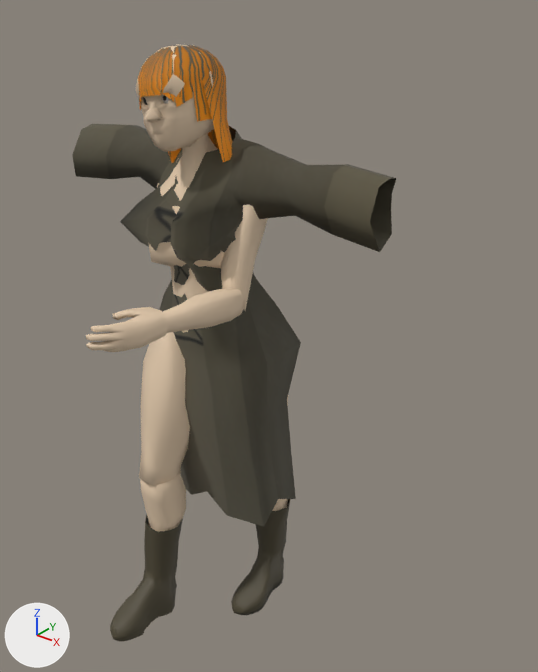
Before and after pictures for a commit that changed the FBX model Assets/Models/Female_Villager_1/Female_Villager_1.fbx.
Camera for both pictures: a 50 mm lens placed at (1.434, -1.519, 2.064), pointed at (0.143, 0.094, 1.063). Lighting does not change. The marker at lower left points along +X, +Y and +Z.

In view in the first picture: 'Female_Villager1_Dress', 'Female_Villager1_Hair', 'Female_Villager1_Head', 'Female_Villager1_Left_Boot', 'Female_Villager1_Left_Leg_Part_1', 'Female_Villager1_Left_Leg_Part_2', 'Female_Villager1_Right_Arm_Part_1', 'Female_Villager1_Right_Arm_Part_2', 'Female_Villager1_Right_Boot', 'Female_Villager1_Torso'.
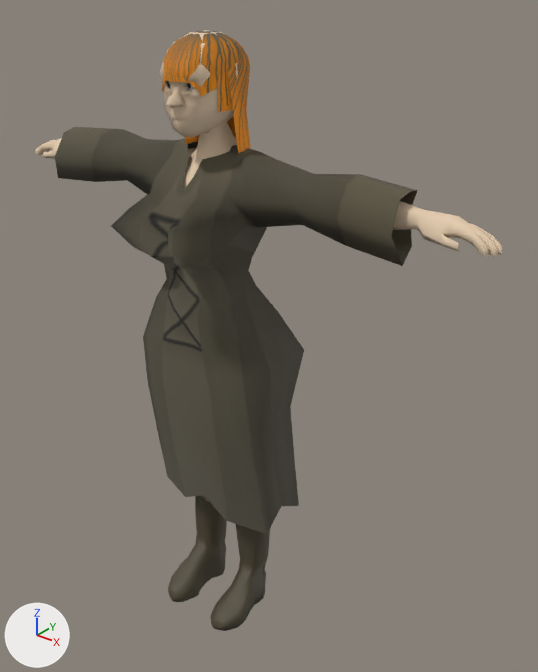
Not drawn themselves, but carrying or shaping drawn objects: ob_right_arm, ob_left_arm, ob_left_leg, ob_right_leg_part_2, ob_left_leg_part_2, ob_torso, ob_right_leg, ob_head, ob_right_arm_part_2.

Where the change shows, as pixel boxes [x1, y1, x2, y2] in the pictures (538 x 672 px):
'Female_Villager1_Dress', moved, rescaled, turned
    before: [72, 124, 396, 527]
    after: [55, 127, 418, 534]
'Female_Villager1_Hair', moved, turned
    before: [138, 44, 232, 163]
    after: [162, 31, 251, 153]
'Female_Villager1_Right_Arm_Part_2', moved, turned
    before: [86, 288, 244, 352]
    after: [393, 201, 502, 257]
'Female_Villager1_Left_Boot', moved, turned
    before: [110, 515, 183, 641]
    after: [168, 496, 227, 602]
'Female_Villager1_Left_Leg_Part_1', moved, turned (not visible afterwards)
    before: [139, 332, 190, 486]
'Female_Villager1_Right_Boot', moved, turned
    before: [231, 499, 290, 615]
    after: [211, 524, 271, 631]
'Female_Villager1_Head', moved, turned
    before: [136, 44, 227, 152]
    after: [160, 30, 238, 137]
'Female_Villager1_Torso', moved, turned
    before: [148, 134, 225, 333]
    after: [183, 121, 237, 190]
'Female_Villager1_Right_Arm_Part_1', moved, turned (not visible afterwards)
    before: [221, 205, 268, 310]
'Female_Villager1_Left_Leg_Part_2', moved, turned
    before: [140, 474, 186, 532]
    after: [200, 495, 208, 501]
'Female_Villager1_Left_Arm_Part_2', turned (not visible before)
    after: [36, 138, 62, 159]
'Female_Villager1_Right_Leg_Part_2', moved, turned (not visible afterwards)
    before: [272, 499, 288, 511]
'Female_Villager1_Eyes', moved, turned
    before: [143, 95, 169, 105]
    after: [167, 81, 193, 91]
'Female_Villager1_Left_Arm_Part_1', turned (not visible before)
    after: [187, 148, 196, 156]

The change in detail:
Object 'Right_Leg_Part_2' (ob_right_leg_part_2) turns from (-5.8, 0, 0) to (0, 0, 0) degrees about x, y and z.
Object 'Right_Leg_Part_2' (ob_right_leg_part_2) moves from (0.0, -48.87, -0.0795) to (0.0, -50.4, -0.572).
Object 'Right_Leg' (ob_right_leg) turns from (7.6, 0, 0) to (0, 0, 0) degrees about x, y and z.
Object 'Right_Leg' (ob_right_leg) moves from (26.19, 96.04, -8.24) to (26.19, 99.19, -4.963).
Object 'Head' (ob_head) turns from (0, 0, 8.5) to (0, 0, 0) degrees about x, y and z.
Object 'Head' (ob_head) moves from (-3.495, 175.8, 6.074) to (0.0, 179.0, 0.0).
Object 'Right_Arm_Part_2' (ob_right_arm_part_2) turns from (25, -61, -28) to (0, 0, 0) degrees about x, y and z.
Object 'Right_Arm_Part_2' (ob_right_arm_part_2) moves from (27.03, 0.199, 0.914) to (27.03, -1.403, 0.914).
Object 'Left_Leg_Part_2' (ob_left_leg_part_2) turns from (18, 0, 0) to (0, 0, 0) degrees about x, y and z.
Object 'Left_Leg_Part_2' (ob_left_leg_part_2) moves from (0.0, -48.87, -0.0795) to (0.0, -50.4, -0.572).
Object 'Right_Arm' (ob_right_arm) turns from (-4.2, -28, -76) to (0, 0, 0) degrees about x, y and z.
Object 'Right_Arm' (ob_right_arm) moves from (12.53, 143.5, -1.932) to (14.8, 148.0, -5.017).
Object 'Left_Leg' (ob_left_leg) turns from (-23, 0, 0) to (0, 0, 0) degrees about x, y and z.
Object 'Left_Leg' (ob_left_leg) moves from (-26.19, 96.04, -1.28) to (-26.19, 99.19, -4.963).
Object 'Left_Arm' (ob_left_arm) turns from (3.1, -29, 74) to (0, 0, 0) degrees about x, y and z.
Object 'Female_Villager1_Dress' (ob_female_villager1_dress) turns from (-3.5, -21, -1.7) to (0, 0, 0) degrees about x, y and z.
Object 'Female_Villager1_Dress' (ob_female_villager1_dress) moves from (-0.411, -29.98, -0.78) to (-1.432, -34.97, 0.3).
Object 'Female_Villager1_Dress' (ob_female_villager1_dress) is rescaled from (1.0, 1.0, 1.0) to (1.14, 1.0, 1.0).
Object 'Torso' (ob_torso) turns from (4.4, 21, 3.1) to (0, 0, 0) degrees about x, y and z.
Object 'Torso' (ob_torso) moves from (0.0, 108.7, 1.19) to (0.0, 111.9, 0.0).
